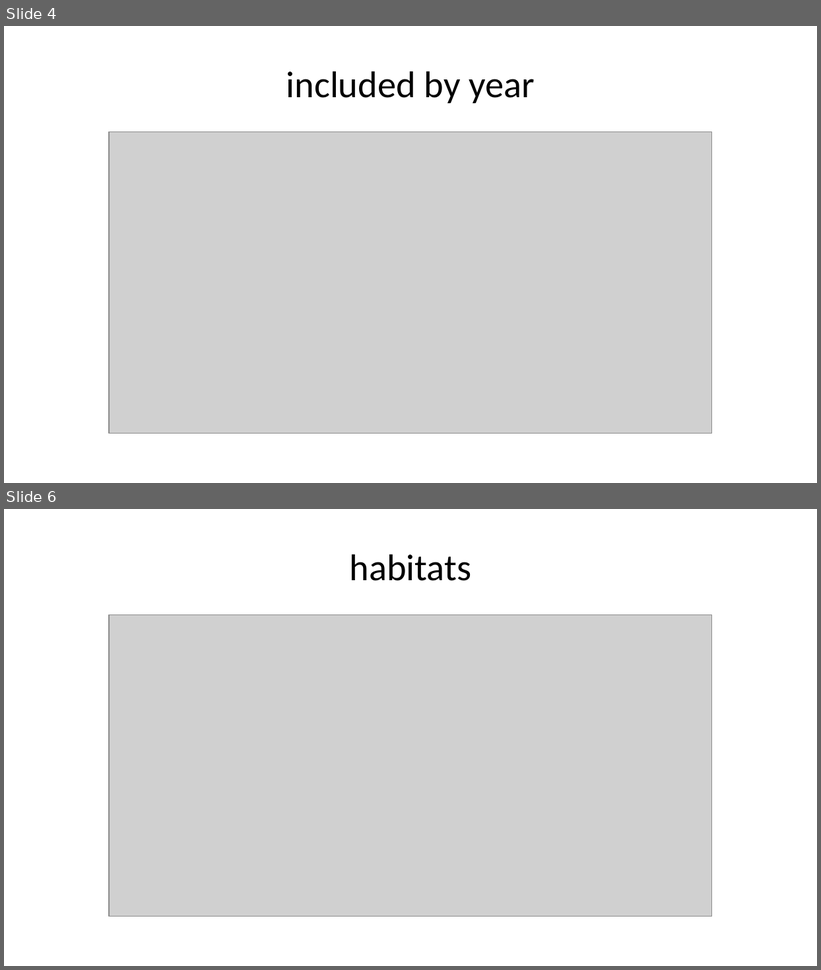
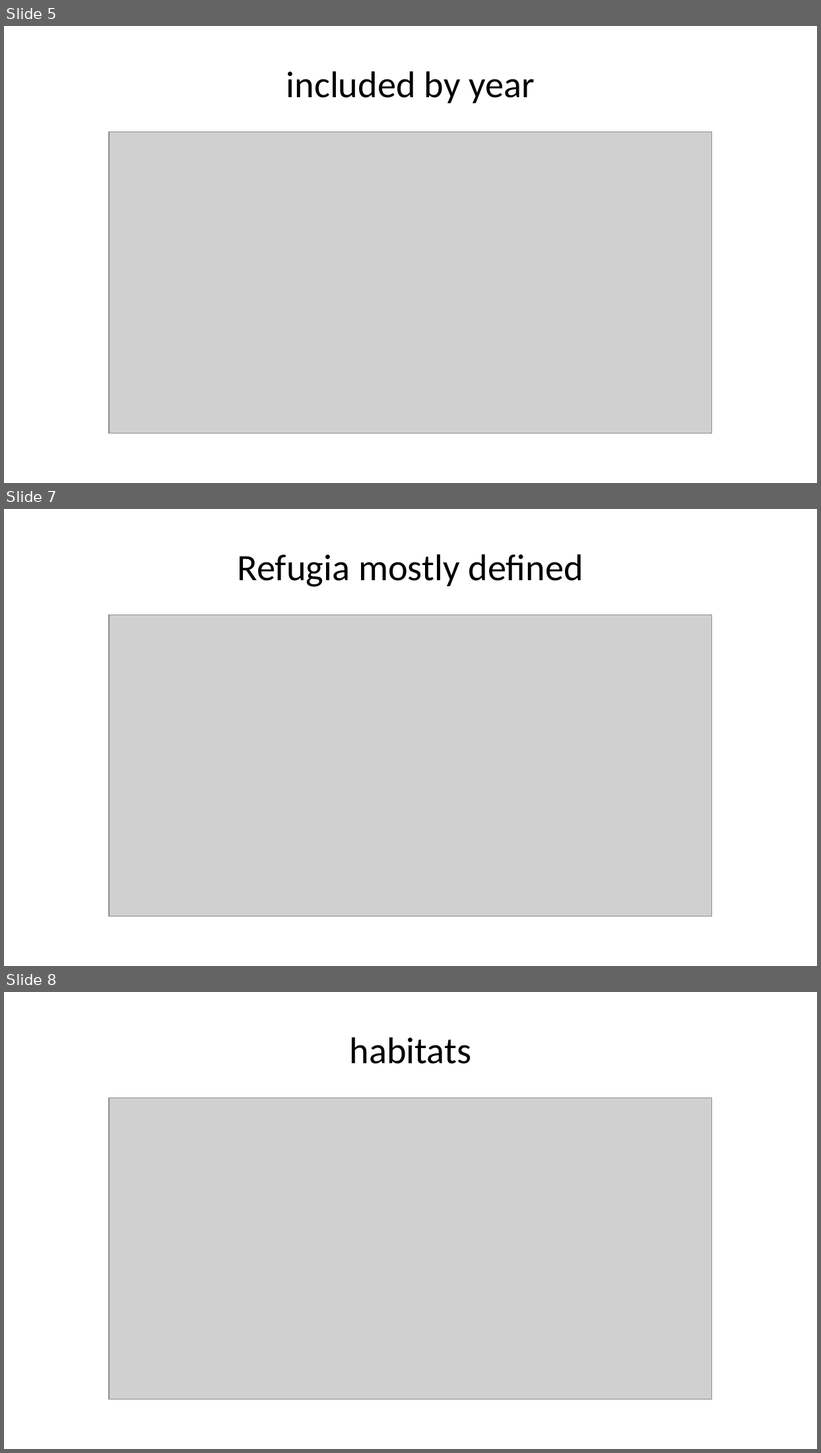
Before and after one commit to admahood/microrefugia_review, a slide deck: microrefugia_review.pptx. Shown one above the other, each under a label of ours: slides 4 and 6 before the commit, slides 5, 7 and 8 after it; the slides between them are not shown. The pictures are 821x970 and 821x1453 pixels, drawn with LibreOffice and Linux fonts; fonts in the diff are those of the drawing; grey boxes stand for pictures. Boxes give left, top, right and bottom in pixels: in the first picture for what was removed or moved away, otherwise in the second. Text is boxed around its words. In the diff, an @@ line names an element or a change of style, - is before the commit and + after.

```diff
--- a/microrefugia_review.pptx
+++ b/microrefugia_review.pptx
@@ slide 7 added at [4,509,817,966], background #FFFFFF @@
@@ title added at [238,554,583,587], 33 pt, text #000000 @@
+Refugia mostly defined
@@ picture added at [109,615,712,917] @@
@@ what was slide 4 is now slide 5 @@
@@ what was slide 6 is now slide 8 @@
```
Also in this commit, not shown: 7 other slides added, 4 slides removed, 5 other files.
